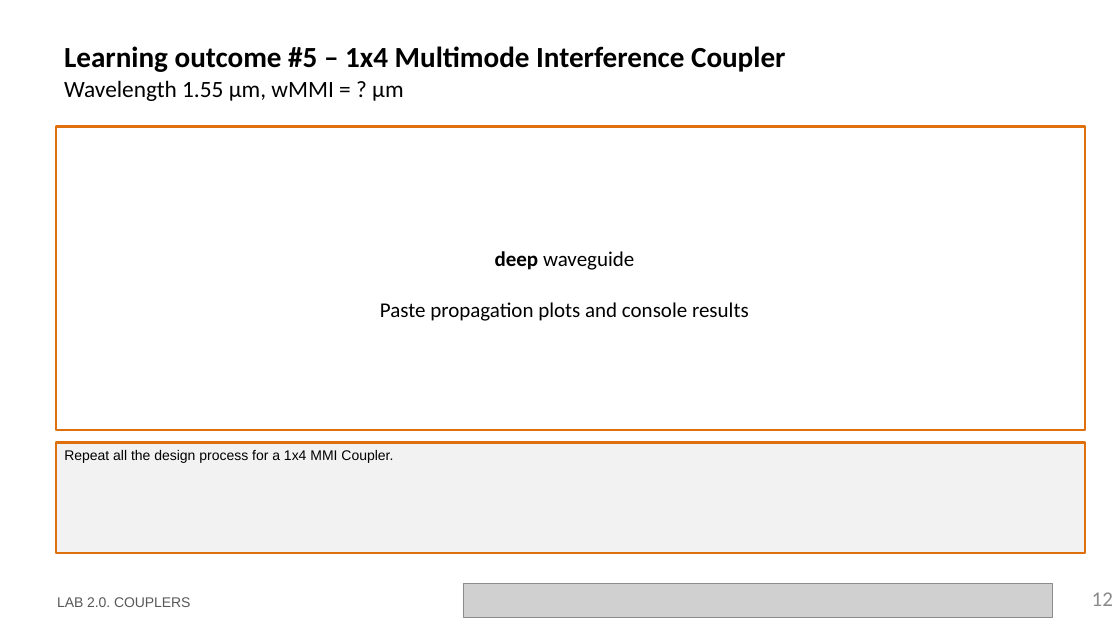
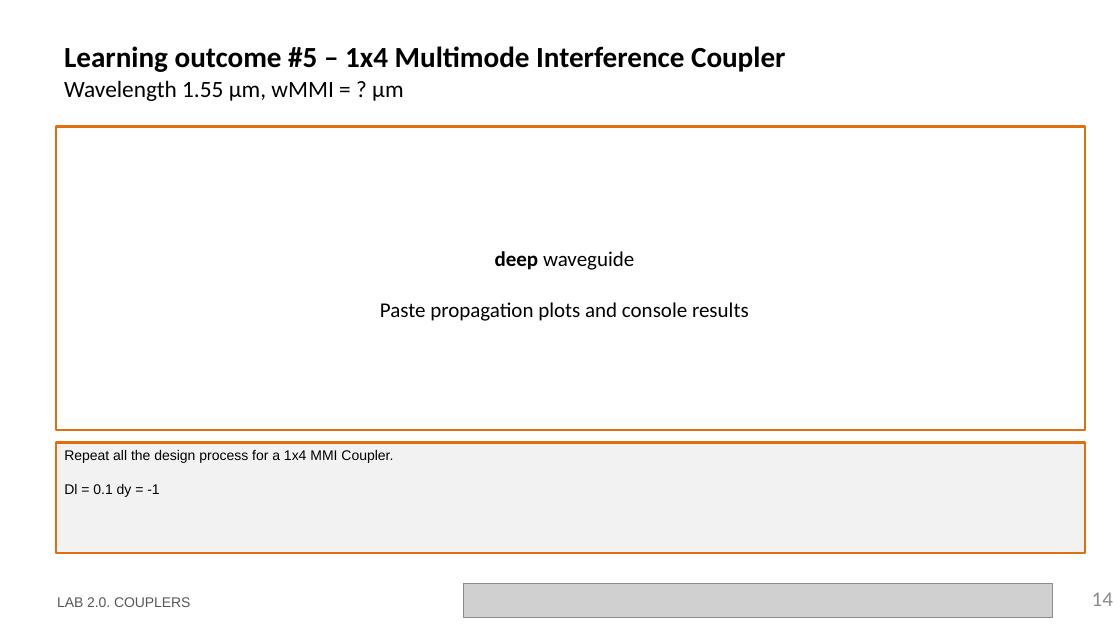
Before and after one commit to snacmuo/pic-upv-lab2, a slide deck: slide 14 of LabBook_20.pptx (slide 12 before the commit). Drawn at 1120x630 pixels with LibreOffice and Linux fonts; fonts in the diff are those of the drawing; grey boxes stand for pictures; background and template pictures are left out. Boxes give left, top, right and bottom in pixels: in the first picture for what was removed or moved away, otherwise in the second. Text is boxed around its words. In the diff, an @@ line names an element or a change of style, - is before the commit and + after.

```diff
--- a/LabBook_20.pptx
+++ b/LabBook_20.pptx
@@ text in rectangle at <box>64,484,159,497</box>: paragraph added @@
+Dl = 0.1 dy = -1
@@ page number at <box>1092,592,1113,606</box>: text changed @@
-12
+14
```
Also in this commit, not shown: 2 other slides changed, 2 slides added, 1 other file.
